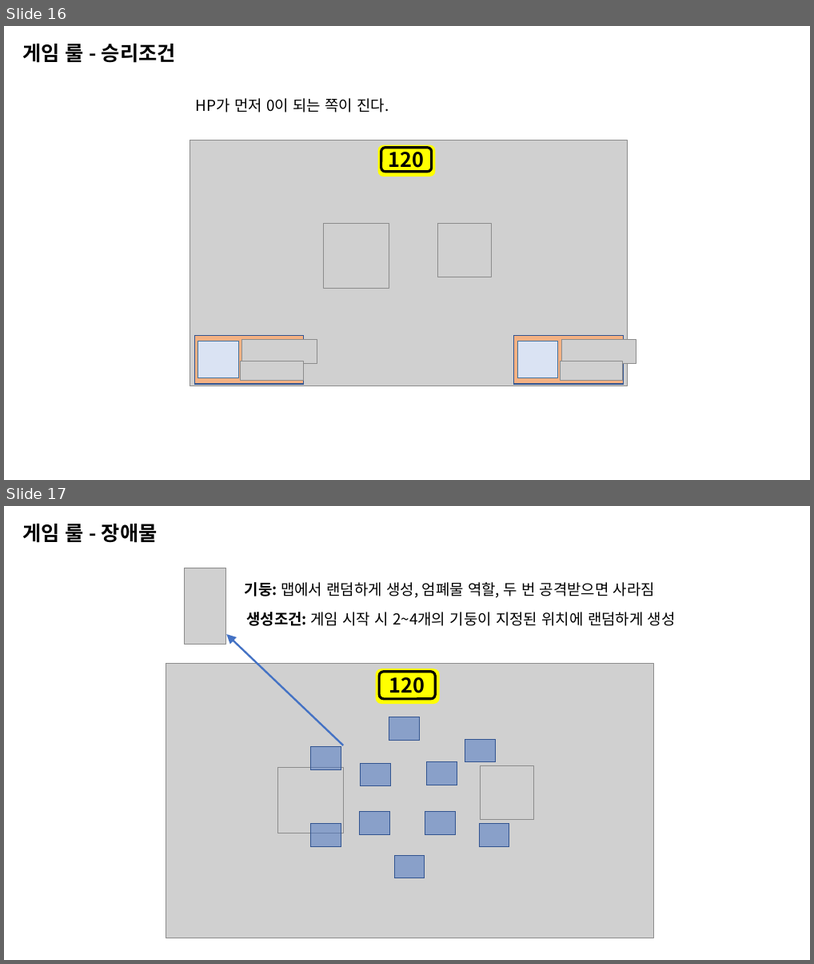
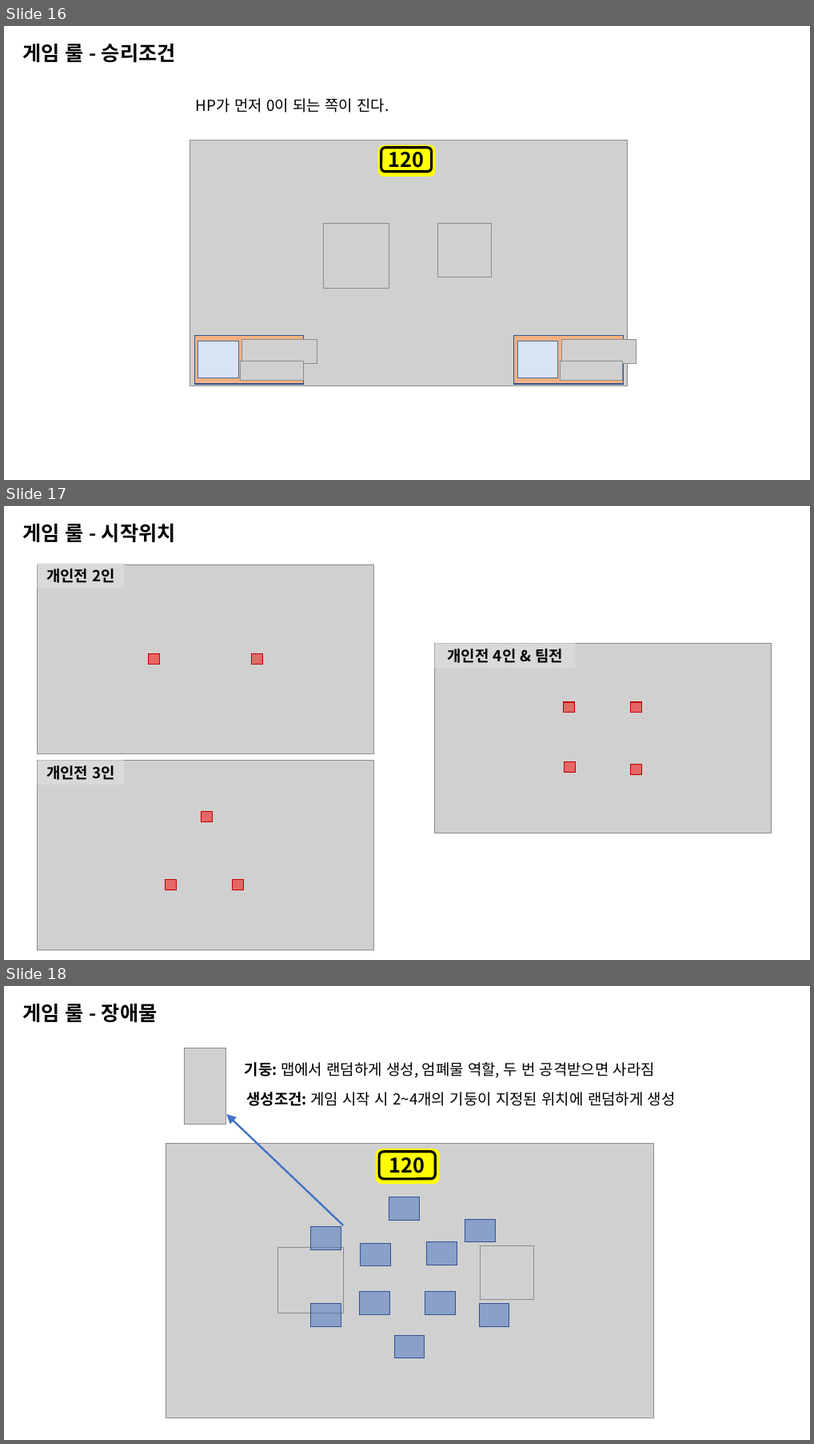
Before and after one commit to penspanic/ITWGamejam, a slide deck: Plan/Rocketman_씬&스킬구성.pptx. Shown one above the other, each under a label of ours: slides 16 and 17 before the commit, slides 16, 17 and 18 after it. The pictures are 814x964 and 814x1444 pixels, drawn with LibreOffice and Linux fonts; fonts in the diff are those of the drawing; grey boxes stand for pictures. Boxes give left, top, right and bottom in pixels: in the first picture for what was removed or moved away, otherwise in the second. Text is boxed around its words. In the diff, an @@ line names an element or a change of style, - is before the commit and + after.

```diff
--- a/Plan/Rocketman_씬&스킬구성.pptx
+++ b/Plan/Rocketman_씬&스킬구성.pptx
@@ slide 17 added at (4, 506, 810, 960), background #FFFFFF @@
@@ text added at (22, 524, 176, 543), 24 pt, text #000000, bold @@
+게임 룰 - 시작위치
@@ picture added at (38, 564, 374, 753) @@
@@ rectangle added at (38, 564, 124, 588), fill #D9D9D9, 18 pt, text #000000, bold @@
+개인전 2인
@@ picture added at (434, 644, 772, 832) @@
@@ rectangle added at (434, 644, 576, 668), fill #D9D9D9, 18 pt, text #000000, bold @@
+개인전 4인 & 팀전
@@ rectangle added at (148, 654, 159, 664), fill #FF0000 at 50% opacity, outline #C00000 1 pt @@
@@ rectangle added at (251, 654, 262, 664), fill #FF0000 at 50% opacity, outline #C00000 1 pt @@
@@ rectangle added at (563, 702, 574, 712), fill #FF0000 at 50% opacity, outline #C00000 1 pt @@
@@ rectangle added at (630, 702, 642, 712), fill #FF0000 at 50% opacity, outline #C00000 1 pt @@
@@ picture added at (38, 760, 374, 949) @@
@@ rectangle added at (38, 760, 124, 784), fill #D9D9D9, 18 pt, text #000000, bold @@
+개인전 3인
@@ rectangle added at (565, 762, 576, 772), fill #FF0000 at 50% opacity, outline #C00000 1 pt @@
@@ rectangle added at (630, 764, 642, 774), fill #FF0000 at 50% opacity, outline #C00000 1 pt @@
@@ rectangle added at (202, 812, 212, 822), fill #FF0000 at 50% opacity, outline #C00000 1 pt @@
@@ rectangle added at (165, 880, 176, 889), fill #FF0000 at 50% opacity, outline #C00000 1 pt @@
@@ rectangle added at (233, 880, 243, 889), fill #FF0000 at 50% opacity, outline #C00000 1 pt @@
@@ what was slide 17 is now slide 18 @@
```
Also in this commit, not shown: 14 other files.
